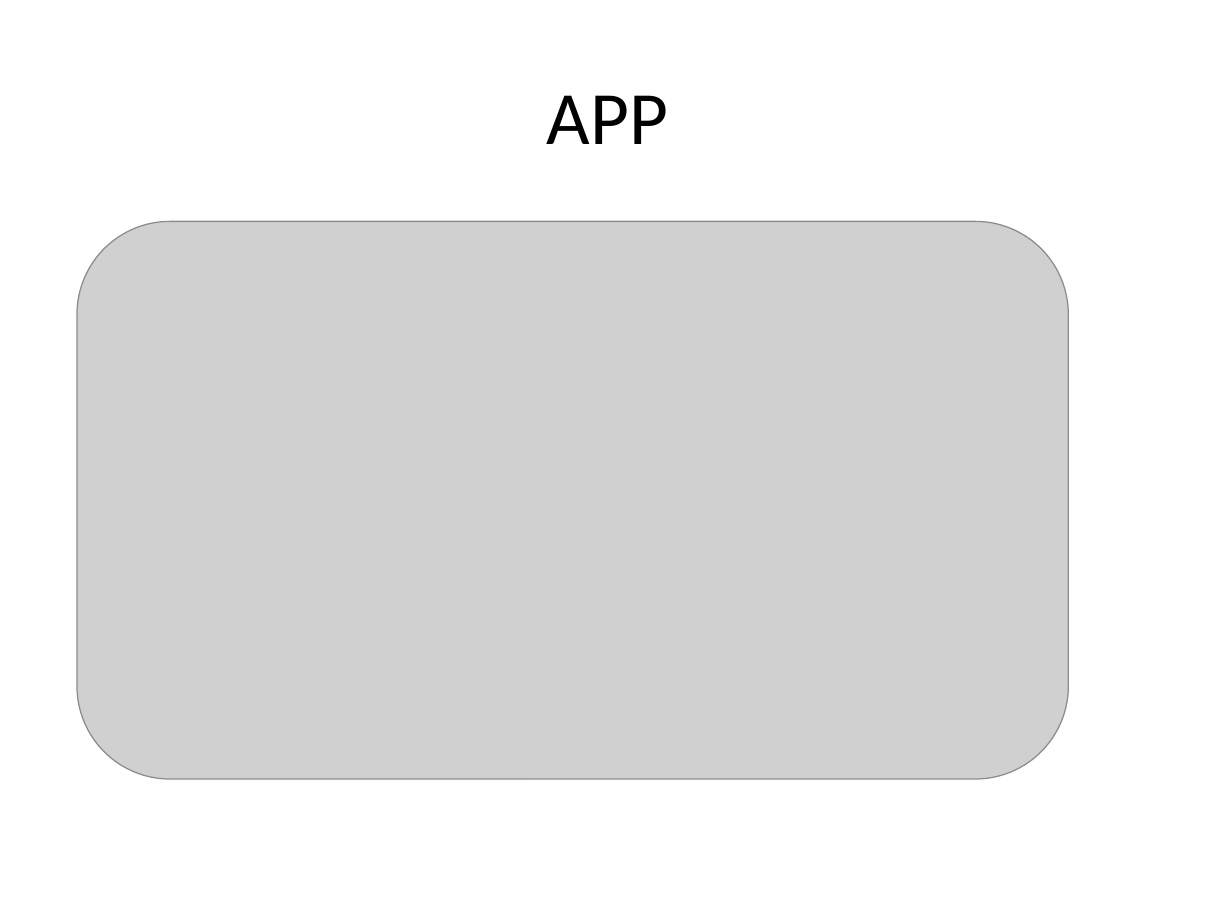
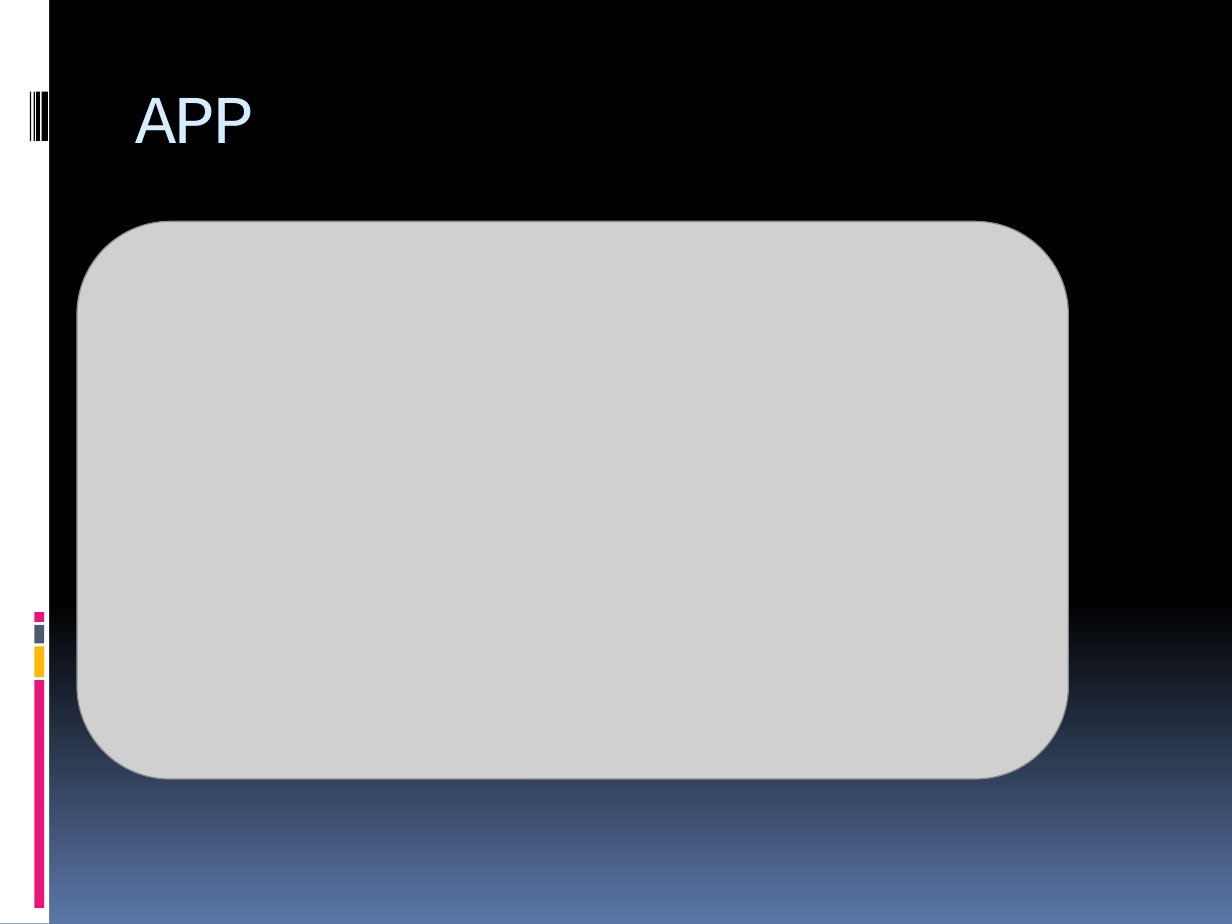
Before and after one commit to Sud-Austral/propuesta_kobol, a slide deck: slide 13 of PresentacionKobol.pptx. Drawn at 1232x924 pixels with LibreOffice and Linux fonts; fonts in the diff are those of the drawing; grey boxes stand for pictures. Boxes give left, top, right and bottom in pixels: in the first picture for what was removed or moved away, otherwise in the second. Text is boxed around its words. In the diff, an @@ line names an element or a change of style, - is before the commit and + after.

```diff
--- a/PresentacionKobol.pptx
+++ b/PresentacionKobol.pptx
@@ background #FFFFFF to gradient #000000 to #5B77A8 @@
@@ rectangle added at bbox=[0, 0, 49, 924], fill #FFFFFF @@
@@ title "APP": place and size @@
-title "APP" at bbox=[547, 95, 668, 144]
+title "APP" at bbox=[135, 98, 255, 143]
@@ title "APP" at bbox=[135, 98, 255, 143]: size 44 to 40 pt, font Calibri to Courier New, text colour #000000 to #D6ECFF, letter spacing 0 to -1 pt; alignment centre to left; vertical alignment middle to top @@
@@ rectangle added at bbox=[30, 91, 31, 140], fill #000000 @@
@@ rectangle added at bbox=[33, 91, 34, 140], fill #000000 @@
@@ rectangle added at bbox=[36, 91, 39, 140], fill #000000 @@
@@ rectangle added at bbox=[42, 91, 48, 140], fill #000000 @@
@@ rectangle added at bbox=[34, 625, 44, 643], fill #4E5B6F @@
@@ rectangle added at bbox=[34, 612, 44, 622], fill #EA157A @@
@@ rectangle added at bbox=[34, 647, 44, 678], fill #FEB80A @@
@@ rectangle added at bbox=[34, 680, 44, 908], fill #EA157A @@
```
Also in this commit, not shown: 13 other slides changed.
